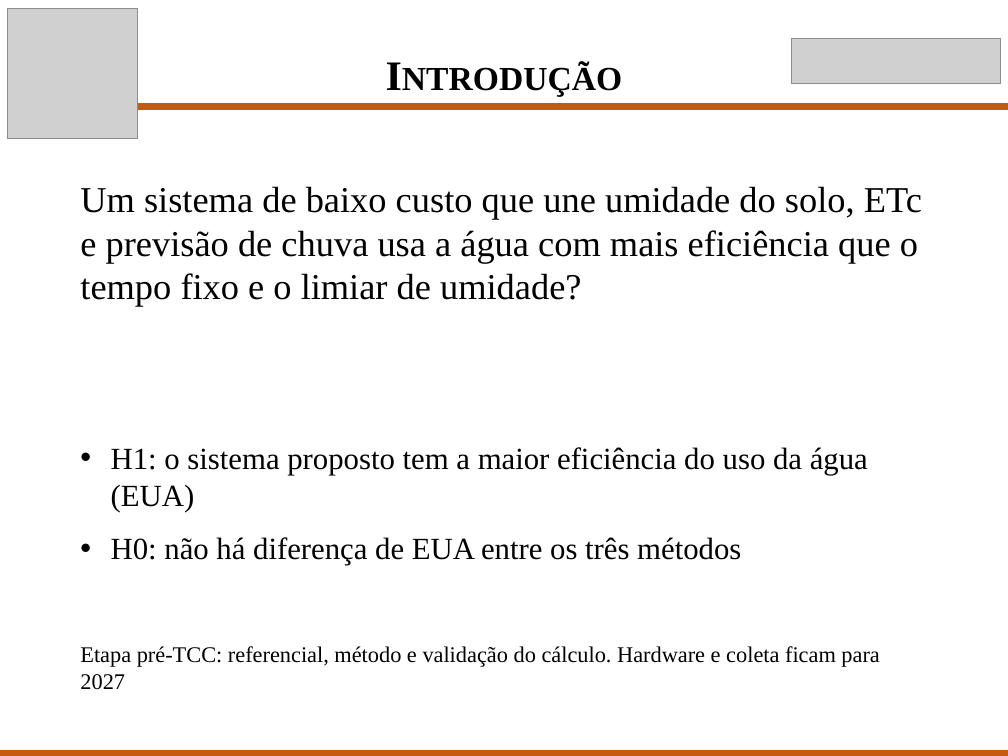
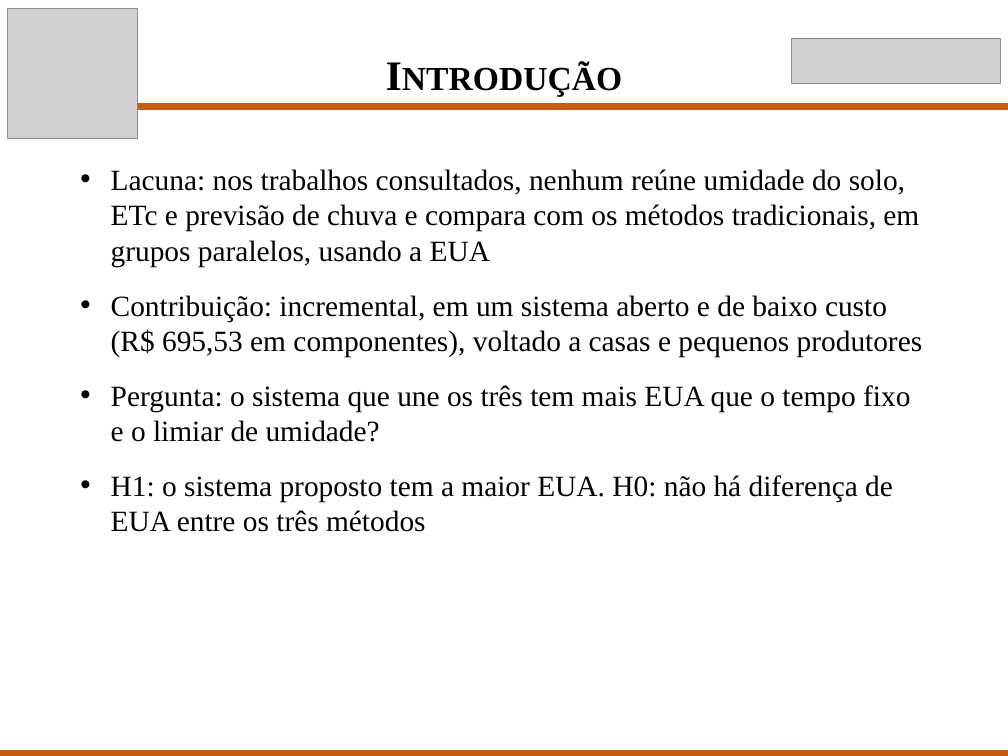
Before and after one commit to Scaglia05/irrigacao-inteligente, a slide deck: slide 4 of docs/p2/Apresentacao_TCC_P2.pptx. Drawn at 1008x756 pixels with LibreOffice and Linux fonts; fonts in the diff are those of the drawing; grey boxes stand for pictures. Boxes give left, top, right and bottom in pixels: in the first picture for what was removed or moved away, otherwise in the second. Text is boxed around its words. In the diff, an @@ line names an element or a change of style, - is before the commit and + after.

```diff
--- a/docs/p2/Apresentacao_TCC_P2.pptx
+++ b/docs/p2/Apresentacao_TCC_P2.pptx
@@ text at (111, 169, 923, 532): text changed; size 26 to 21 pt @@
-Um sistema de baixo custo que une umidade do solo, ETc e previsão de chuva usa a água com mais eficiência que o tempo fixo e o limiar de umidade?
+• Lacuna: nos trabalhos consultados, nenhum reúne umidade do solo, ETc e previsão de chuva e compara com os métodos tradicionais, em grupos paralelos, usando a EUA
+• Contribuição: incremental, em um sistema aberto e de baixo custo (R$ 695,53 em componentes), voltado a casas e pequenos produtores
+• Pergunta: o sistema que une os três tem mais EUA que o tempo fixo e o limiar de umidade?
+• H1: o sistema proposto tem a maior EUA. H0: não há diferença de EUA entre os três métodos
@@ text removed at (111, 447, 868, 565) @@
-• H1: o sistema proposto tem a maior eficiência do uso da água (EUA)
-• H0: não há diferença de EUA entre os três métodos
@@ text removed at (80, 646, 879, 690) @@
-Etapa pré-TCC: referencial, método e validação do cálculo. Hardware e coleta ficam para 2027
```
Also in this commit, not shown: 4 other slides changed, 4 slides added, 1 other file.
